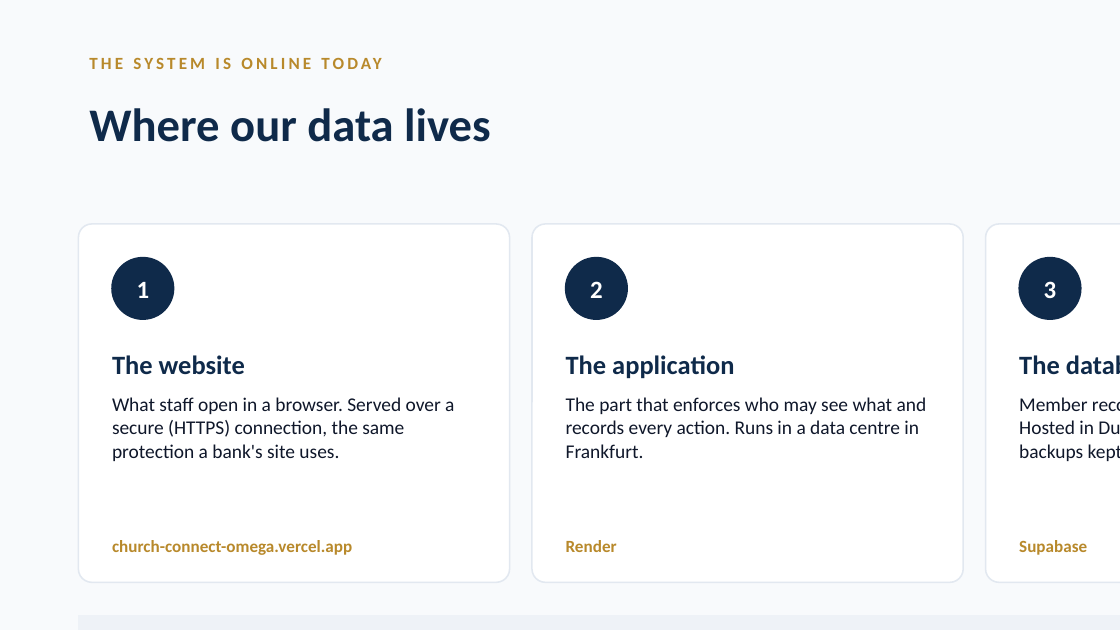
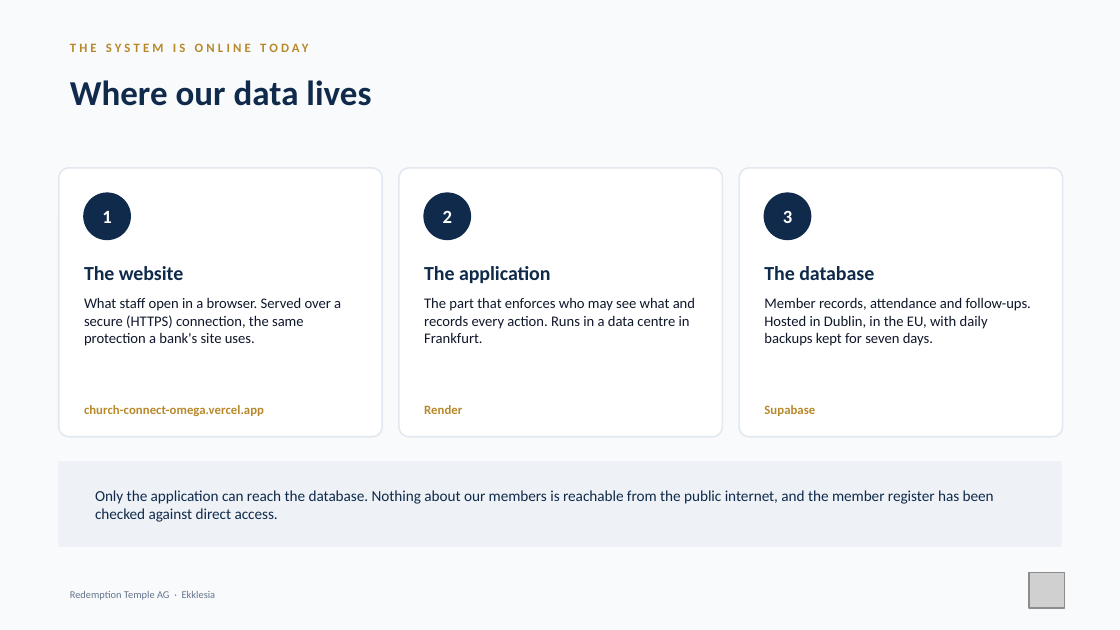
Before and after one commit to nhanhayhaw/ChurchCONNECT, a slide deck: slide 18 of docs/ChurchConnect-Leadership-Presentation.pptx. Drawn at 1120x630 pixels with LibreOffice and Linux fonts; fonts in the diff are those of the drawing; grey boxes stand for pictures; background and template pictures are left out. Boxes give left, top, right and bottom in pixels: in the first picture for what was removed or moved away, otherwise in the second. Text is boxed around its words. In the diff, an @@ line names an element or a change of style, - is before the commit and + after.

```diff
--- a/docs/ChurchConnect-Leadership-Presentation.pptx
+++ b/docs/ChurchConnect-Leadership-Presentation.pptx
@@ text "THE SYSTEM IS ONLINE TODAY" moved from (x1=78, y1=47, x2=1120, y2=78) to (x1=59, y1=36, x2=1060, y2=59) @@
@@ text "Where our data lives" moved from (x1=89, y1=108, x2=491, y2=142) to (x1=70, y1=80, x2=371, y2=106) @@
@@ text "Where our data lives" at (x1=70, y1=80, x2=371, y2=106): size 30 to 22.5 pt @@
@@ rounded rectangle resized from (x1=78, y1=224, x2=510, y2=582) to (x1=59, y1=168, x2=383, y2=437) @@
@@ rounded rectangle added at (x1=399, y1=168, x2=722, y2=437), fill #FFFFFF, outline #E2E8F0 1 pt @@
@@ rounded rectangle resized from (x1=532, y1=224, x2=963, y2=582) to (x1=739, y1=168, x2=1063, y2=437) @@
@@ text "1" moved from (x1=137, y1=282, x2=150, y2=298) to (x1=102, y1=211, x2=111, y2=223) @@
@@ ellipse resized from (x1=112, y1=258, x2=174, y2=319) to (x1=84, y1=194, x2=130, y2=240) @@
@@ text "2" moved from (x1=590, y1=281, x2=603, y2=298) to (x1=443, y1=210, x2=452, y2=223) @@
@@ ellipse added at (x1=424, y1=194, x2=470, y2=240), fill #0F2A4A, outline #0F2A4A 1 pt @@
@@ size 16 to 12 pt in 3 elements at (x1=102, y1=211, x2=111, y2=223), (x1=443, y1=210, x2=452, y2=223), (x1=783, y1=211, x2=792, y2=223) @@
@@ text "3" moved from (x1=1044, y1=281, x2=1057, y2=298) to (x1=783, y1=211, x2=792, y2=223) @@
@@ ellipse added at (x1=765, y1=194, x2=811, y2=240), fill #0F2A4A, outline #0F2A4A 1 pt @@
@@ rounded rectangle removed at (x1=986, y1=224, x2=1120, y2=582) @@
@@ text "The website" moved from (x1=112, y1=355, x2=245, y2=375) to (x1=84, y1=266, x2=183, y2=280) @@
@@ text "The application" moved from (x1=566, y1=355, x2=734, y2=379) to (x1=424, y1=266, x2=550, y2=283) @@
@@ ellipse removed at (x1=566, y1=258, x2=627, y2=319) @@
@@ size 17 to 12.8 pt in 3 elements at (x1=84, y1=266, x2=183, y2=280), (x1=424, y1=266, x2=550, y2=283), (x1=764, y1=266, x2=874, y2=280) @@
@@ text "The database" moved from (x1=1019, y1=355, x2=1060, y2=374) to (x1=764, y1=266, x2=874, y2=280) @@
@@ ellipse removed at (x1=1019, y1=258, x2=1081, y2=319) @@
@@ text "What staff open in a ..." moved from (x1=112, y1=397, x2=454, y2=461) to (x1=84, y1=297, x2=341, y2=346) @@
@@ text "The part that enforces who ..." moved from (x1=566, y1=397, x2=927, y2=458) to (x1=424, y1=297, x2=695, y2=343) @@
@@ size 12.5 to 9.4 pt in 3 elements at (x1=84, y1=297, x2=341, y2=346), (x1=424, y1=297, x2=695, y2=343), (x1=764, y1=297, x2=1031, y2=346) @@
@@ text "Member records, attendance and follow-ups. ..." moved from (x1=1019, y1=397, x2=1120, y2=461) to (x1=764, y1=297, x2=1031, y2=346) @@
@@ text "church-connect-omega.vercel.app" moved from (x1=112, y1=540, x2=352, y2=555) to (x1=84, y1=405, x2=264, y2=416) @@
@@ text "Render" moved from (x1=566, y1=540, x2=617, y2=552) to (x1=424, y1=405, x2=462, y2=414) @@
@@ size 11 to 8.2 pt in 4 elements at (x1=59, y1=36, x2=1060, y2=59), (x1=84, y1=405, x2=264, y2=416), (x1=424, y1=405, x2=462, y2=414), (x1=764, y1=405, x2=815, y2=416) @@
@@ text "Supabase" moved from (x1=1019, y1=540, x2=1087, y2=555) to (x1=764, y1=405, x2=815, y2=416) @@
@@ rectangle added at (x1=59, y1=461, x2=1062, y2=545), fill #EEF2F7, outline #EEF2F7 1 pt @@
@@ text added at (x1=95, y1=490, x2=994, y2=522), 9.8 pt, text #0F2A4A @@
+Only the application can reach the database. Nothing about our members is reachable from the public internet, and the member register has been checked against direct access.
@@ text added at (x1=70, y1=591, x2=216, y2=600), 6.8 pt, text #64748B @@
+Redemption Temple AG · Ekklesia
@@ picture added at (x1=1029, y1=573, x2=1065, y2=609) @@
```
Also in this commit, not shown: 21 other slides changed, 31 other files.
